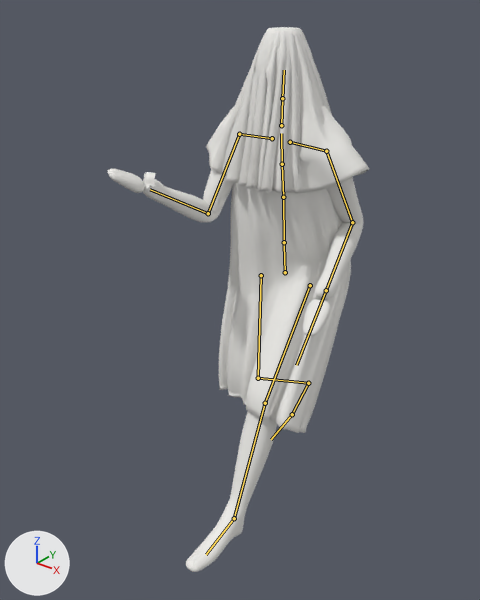
The FBX model TallerFinal/Assets/_Project/Art/Models/Character/SN-01_Sonador.fbx: old version first, new version second.
Camera for both pictures: a 50 mm lens placed at (1.183, -1.724, 1.738), pointed at (-0.046, -0.188, 0.785). Every picture has the same lights, and +X, +Y and +Z are marked at lower left. The first picture is the older version. Both versions are drawn at frame 1 of the action 'Jog'; the numbers are the values there. The bones that change, and the others that lie on the model, are drawn over the model as lines.

In view in the first picture: 'SN_Body', 'SN_Tunic', 'SN_Veil'.
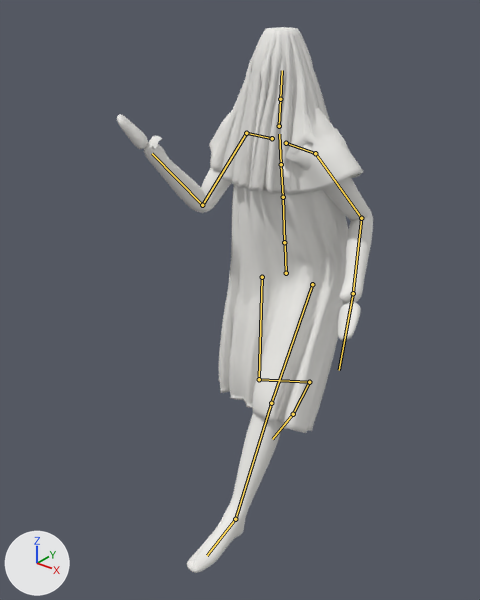
Changed parts and their boxes [x1, y1, x2, y2] in the pictures (480 x 600 px):
'SN_Tunic', posed: before [219, 183, 351, 433]; after [218, 184, 348, 433]
'SN_Veil', posed: before [206, 27, 369, 194]; after [209, 27, 363, 195]
'SN_Body', posed: before [108, 169, 363, 572]; after [117, 114, 373, 573]
bone 'Hips', root to tip: before (285, 272) to (284, 244); after (286, 273) to (285, 244)
bone 'Chest', root to tip: before (283, 197) to (282, 164); after (283, 197) to (281, 164)
bone 'UpperChest', root to tip: before (282, 164) to (281, 133); after (281, 164) to (279, 134)
bone 'Head', root to tip: before (282, 98) to (284, 70); after (280, 99) to (282, 70)
bone 'LeftUpperArm', root to tip: before (326, 151) to (352, 222); after (315, 153) to (361, 218)
bone 'LeftLowerArm', root to tip: before (352, 222) to (326, 290); after (361, 218) to (353, 293)
bone 'LeftHand', root to tip: before (326, 290) to (296, 365); after (353, 293) to (339, 370)
bone 'RightUpperArm', root to tip: before (239, 134) to (208, 213); after (246, 133) to (202, 205)
bone 'RightLowerArm', root to tip: before (208, 213) to (150, 189); after (202, 205) to (152, 153)
bone 'LeftUpperLeg', root to tip: before (310, 285) to (265, 403); after (312, 284) to (271, 403)
bone 'LeftLowerLeg', root to tip: before (265, 403) to (234, 518); after (271, 403) to (235, 519)
bone 'LeftFoot', root to tip: before (234, 518) to (206, 554); after (235, 519) to (207, 555)
bone 'RightUpperLeg', root to tip: before (261, 275) to (258, 378); after (262, 277) to (259, 379)
bone 'RightLowerLeg', root to tip: before (258, 378) to (308, 383); after (259, 379) to (309, 382)
bone 'RightFoot', root to tip: before (308, 383) to (292, 414); after (309, 382) to (293, 414)

The edits, one by one:
Bone 'Hips' (bone_hips) moves from (0.0, -0.118, -0.005) to (0.006, -0.118, -0.005).
Bone 'Hips' (bone_hips) turns from (5, 7, 3) to (5, 10, 4) degrees about its own x, y and z.
Bone 'Spine' (bone_spine) turns from (1, 0, -2) to (2, -5, -2) degrees about its own x, y and z.
Bone 'Chest' (bone_chest) turns from (0, -10, 0) to (0, -15, 1) degrees about its own x, y and z.
Bone 'UpperChest' (bone_upperchest) turns from (-6, 0, 0) to (-6, -6, 1) degrees about its own x, y and z.
Bone 'Head' (bone_head) turns from (6, 0, 0) to (6, 8, 1) degrees about its own x, y and z.
Bone 'LeftUpperArm' (bone_leftupperarm) turns from (-38, 9, 26) to (-31, 10, 36) degrees about its own x, y and z.
Bone 'LeftLowerArm' (bone_leftlowerarm) turns from (-4, -4, -77) to (8, 6, -72) degrees about its own x, y and z.
Bone 'LeftHand' (bone_lefthand) turns from (0, 0, 0) to (4, 0, -9) degrees about its own x, y and z.
Bone 'RightUpperArm' (bone_rightupperarm) turns from (-38, 9, 27) to (-35, 13, 39) degrees about its own x, y and z.
Bone 'RightLowerArm' (bone_rightlowerarm) turns from (21, -19, 85) to (26, -26, 91) degrees about its own x, y and z.
Bone 'LeftUpperLeg' (bone_leftupperleg) turns from (40, 2, -6) to (36, 3, -9) degrees about its own x, y and z.
Bone 'LeftLowerLeg' (bone_leftlowerleg) turns from (-9, 0, 2) to (0, 0, 1) degrees about its own x, y and z.
Bone 'LeftFoot' (bone_leftfoot) turns from (-20, -1, -5) to (-25, -1, -7) degrees about its own x, y and z.
Bone 'RightUpperLeg' (bone_rightupperleg) turns from (6, 0, -2) to (6, 0, -3) degrees about its own x, y and z.
Bone 'RightLowerLeg' (bone_rightlowerleg) turns from (-57, 3, 6) to (-58, 5, 9) degrees about its own x, y and z.
Bone 'RightFoot' (bone_rightfoot) turns from (41, 2, -7) to (43, 4, -9) degrees about its own x, y and z.
